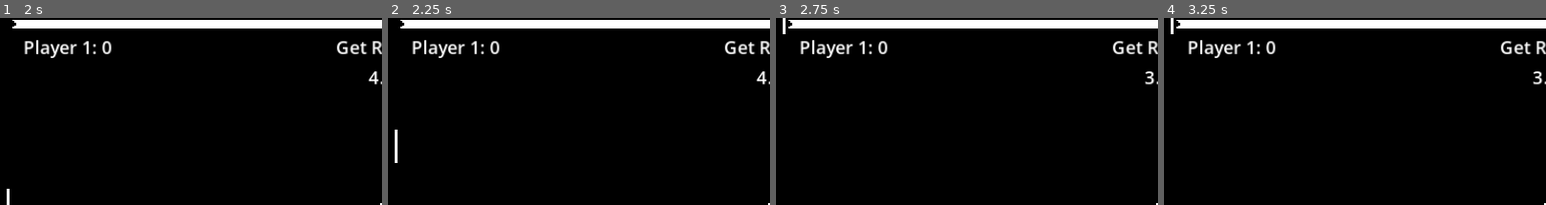
Above: before the commit, frames 1-4 (left to right).
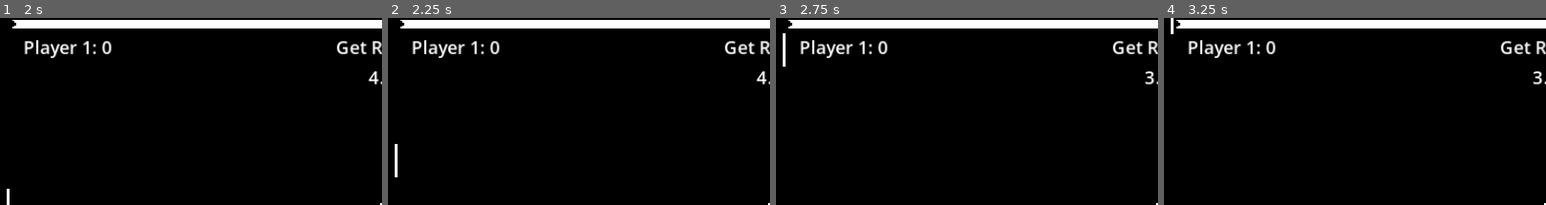
Above: after the commit, the same moments.

Repository: kpmccahill/pongclone
Game: Godot game, scene res://scenes/MainMenu.tscn
The game is run twice, just before and just after one commit, with the same random seed, the same clock (stepped at 60 frames per second) and the same inputs.
Inputs:
- Up to frame 1 (2 s): click "Play" at 0.5 s; click "Player vs Player" at 1.25 s
- Up to frame 2 (2.25 s): tap Enter at 2 s; hold W (player_up) from 2.03 s (still down)
- Up to frame 3 (2.75 s): keep holding W (player_up)
- Up to frame 4 (3.25 s): keep holding W (player_up)
The pictures show only the part of the screen within x 0-50%, y 0-50%; the shares and areas given below are measured in that part.

Frame 1 is identical in both runs. In frame 2, 0.1% of the frame differs, in the area x 1-3%, y 59-86%; in frame 3, 0.2%, in the area x 1-3%, y 0-27%; in frame 4, nothing differs.

Commit message:
fixed a bug where AI setting didnt carry over

Diff:
--- a/scenes/World.tscn
+++ b/scenes/World.tscn
@@ -13,6 +13,7 @@
 
 [node name="MatchData" type="Node" parent="."]
 script = ExtResource("8_gcnkg")
+max_score = 2
 
 [node name="Arena" parent="." instance=ExtResource("2_w2vr4")]
 center_offset = 0
@@ -24,7 +25,7 @@
 
 [node name="Player" parent="." instance=ExtResource("4_hlhu2")]
 scale = Vector2(1, 2.5)
-SPEED = 200
+SPEED = 150
 
 [node name="PlayerTwo" parent="." instance=ExtResource("5_b43b1")]
 position = Vector2(-27, 0)
--- a/src/SceneSwitcher.gd
+++ b/src/SceneSwitcher.gd
@@ -20,12 +20,11 @@
 		# I don't really like the way I did this, but it works for now. Figure out a
 		# different method in the future.
 		current_scene = new_scene.instantiate()
-		current_scene.versus_computer = versus_computer
 	else:
 		current_scene = new_scene.instantiate()
 	get_tree().root.add_child(current_scene)
 	get_tree().current_scene = current_scene
 
-	versus_computer = false 	# reset this after it gets consumed above, so that we
+	# versus_computer = false 	# reset this after it gets consumed above, so that we
 								# dont instantiate something that cant have a flag.
 								# don't like that i'm doing it this way.
--- a/src/UserInterface.gd
+++ b/src/UserInterface.gd
@@ -27,7 +27,7 @@
 enum GoalStates {MATCH_START, PLAYER_ONE, PLAYER_TWO, NONE}
 var goal_state = GoalStates.NONE
 
-signal new_match
+signal new_match(ai_setting)
 
 # Called when the node enters the scene tree for the first time.
 func _ready():
--- a/src/World.gd
+++ b/src/World.gd
@@ -13,13 +13,6 @@
 @onready var player_two_starting_pos = Vector2(get_viewport_rect().size.x - 5, get_viewport_rect().size.y / 2)
 @onready var ball_starting_pos = arena_center
 
-var versus_computer = false
-
-func _init(vs_computer: bool = false):
-	#print(vs_computer)
-	if vs_computer:
-		versus_computer = true
-
 # Called when the node enters the scene tree for the first time.
 func _ready():
 	Input.mouse_mode = Input.MOUSE_MODE_CAPTURED
@@ -30,7 +23,7 @@
 	arena.position = arena_center
 	player.position = player_one_starting_pos
 	player_two.position = player_two_starting_pos
-	player_two.is_artificial = versus_computer
+	player_two.is_artificial = SceneSwitcher.versus_computer
 
 	ball.player_one_goal.connect(_on_ball_player_one_goal)
 	ball.player_two_goal.connect(_on_ball_player_two_goal)
Not shown, changed: export_presets.cfg
